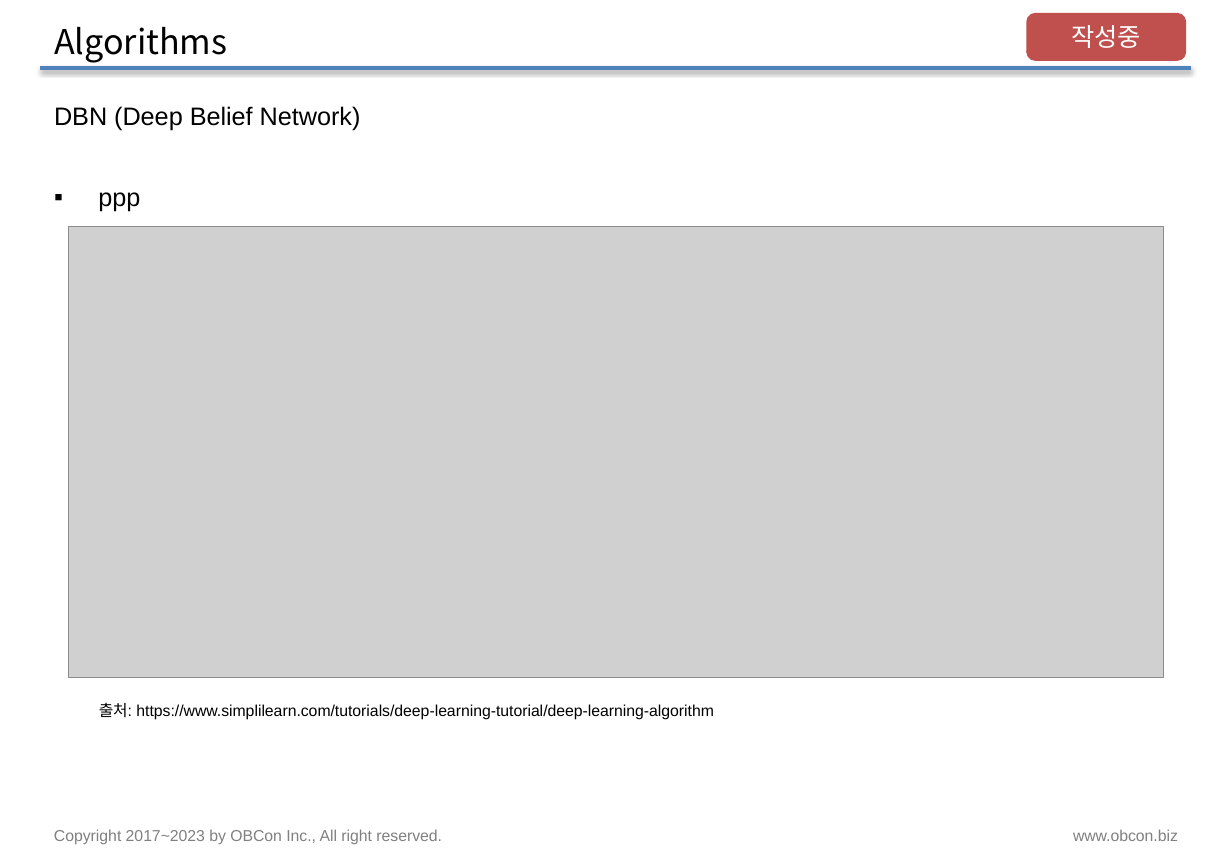
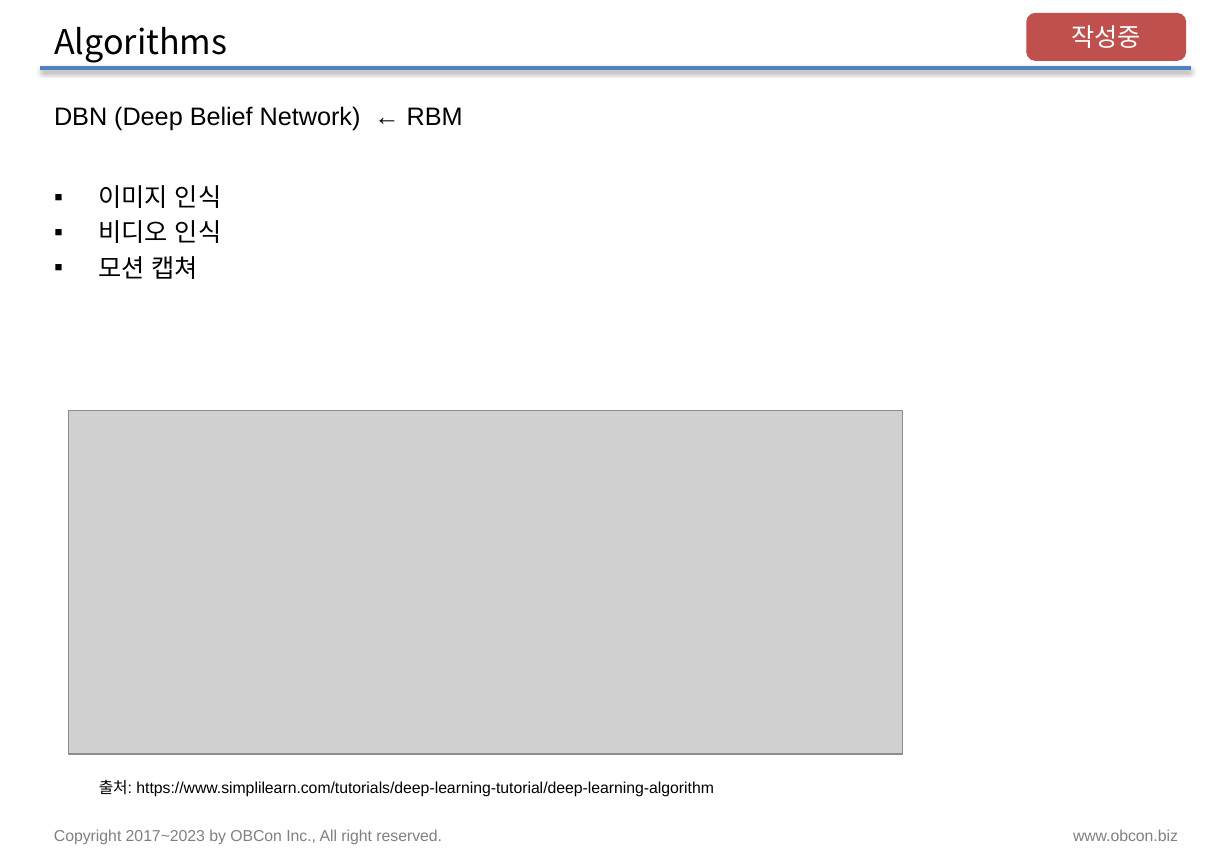
Before and after one commit to pnuskgh/EFriendExpert, a slide deck: slide 26 of laboratory/pnuskgh/docs/Deep_Learning.pptx. Drawn at 1232x853 pixels with LibreOffice and Linux fonts; fonts in the diff are those of the drawing; grey boxes stand for pictures. Boxes give left, top, right and bottom in pixels: in the first picture for what was removed or moved away, otherwise in the second. Text is boxed around its words. In the diff, an @@ line names an element or a change of style, - is before the commit and + after.

Commit message:
docs: update Deep Learning

```diff
--- a/laboratory/pnuskgh/docs/Deep_Learning.pptx
+++ b/laboratory/pnuskgh/docs/Deep_Learning.pptx
@@ text at bbox=[54, 106, 463, 131]: text changed @@
-DBN (Deep Belief Network)
+DBN (Deep Belief Network) ← RBM
@@ text at bbox=[98, 185, 221, 279]: text changed @@
-▪ ppp
+▪ 이미지 인식
+▪ 비디오 인식
+▪ 모션 캡쳐
@@ picture: place and size @@
-picture at bbox=[69, 226, 1164, 677]
+picture at bbox=[69, 411, 903, 754]
@@ text "출처: https://www.simplilearn.com/tutorials/deep-learning-tuto ...": place and size @@
-text "출처: https://www.simplilearn.com/tutorials/deep-learning-tuto ..." at bbox=[99, 703, 713, 720]
+text "출처: https://www.simplilearn.com/tutorials/deep-learning-tuto ..." at bbox=[99, 780, 713, 797]
```
Also in this commit, not shown: 11 other slides changed.
